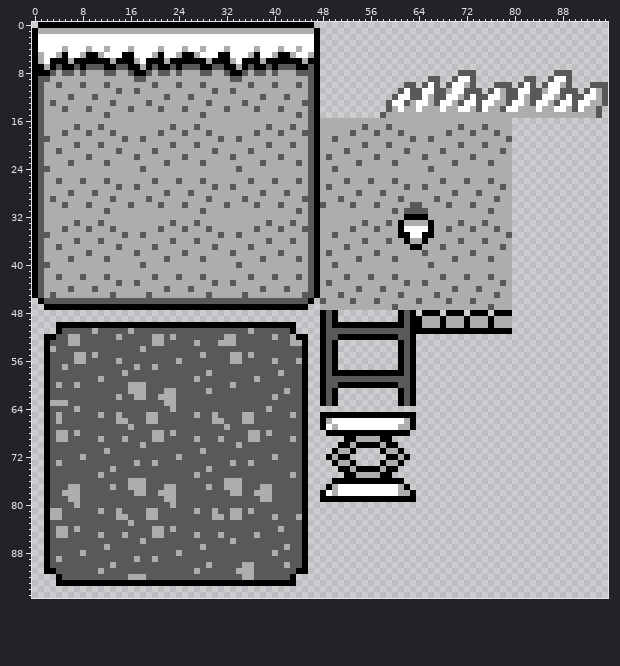
Two states of a sprite sheet, level1/tiles.png. The first picture shows the starting point.
The file is 96x96 pixels.
After:
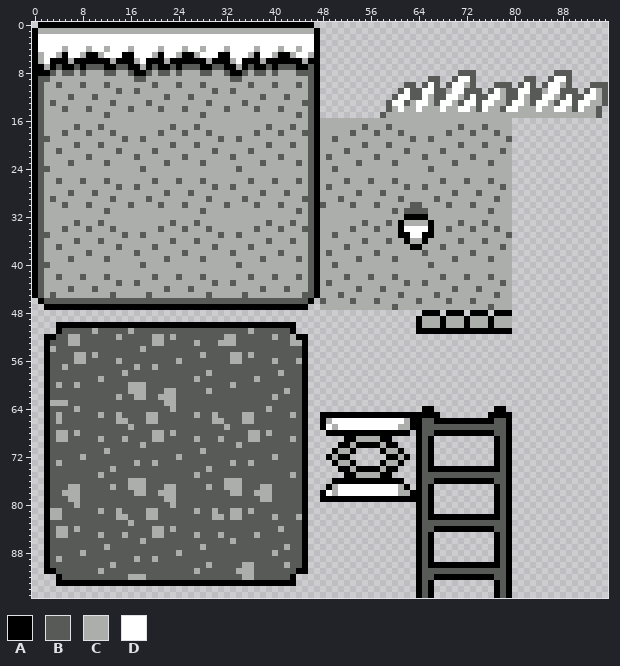
Palette (. is transparent): A #000000  B #585a58  C #acaeac  D #ffffff
Edits made:
Colour A now appears in row 64 at x 65 to 66 and 77 to 78; in row 65 at x 64 to 67 and 76 to 79; in row 66 at x 64, 67 to 76 and 79; in row 67 at x 64 and 79; in row 68 at x 64, 67 to 76 and 79; in rows 69 to 73 at x 64, 66, 77 and 79.
Colour A now appears in row 74 at x 64, 66 to 77 and 79; in row 75 at x 64 and 79; in row 76 at x 64, 67 to 76 and 79; in rows 77 to 81 at x 64, 66, 77 and 79; in row 82 at x 64, 66 to 77 and 79; in row 83 at x 64 and 79.
Colour A now appears in row 84 at x 64, 67 to 76 and 79; in rows 85 to 89 at x 64, 66, 77 and 79; in row 90 at x 64, 66 to 77 and 79; in row 91 at x 64 and 79; in row 92 at x 64, 67 to 76 and 79; in rows 93 to 95 at x 64, 66, 77 and 79.
Colour B now appears in row 66 at x 65 to 66 and 77 to 78; in row 67 at x 65 to 78; in row 68 at x 65 to 66 and 77 to 78; in rows 69 to 74 at x 65 and 78; in row 75 at x 65 to 78; in row 76 at x 65 to 66 and 77 to 78.
Colour B now appears in rows 77 to 82 at x 65 and 78; in row 83 at x 65 to 78; in row 84 at x 65 to 66 and 77 to 78; in rows 85 to 90 at x 65 and 78; in row 91 at x 65 to 78; in row 92 at x 65 to 66 and 77 to 78.
Colour B now appears in rows 93 to 95 at x 65 and 78.
The author cleared colour A in rows 48 to 49 at x 48, 50, 61 and 63; in row 50 at x 48, 50 to 61 and 63; in row 51 at x 48 and 63; in row 52 at x 48, 51 to 60 and 63; in rows 53 to 57 at x 48, 50, 61 and 63; in row 58 at x 48, 50 to 61 and 63.
The author cleared colour A in row 59 at x 48 and 63; in row 60 at x 48, 51 to 60 and 63; in rows 61 to 63 at x 48, 50, 61 and 63.
The author cleared colour B in rows 48 to 50 at x 49 and 62; in row 51 at x 49 to 62; in row 52 at x 49 to 50 and 61 to 62; in rows 53 to 58 at x 49 and 62; in row 59 at x 49 to 62; in row 60 at x 49 to 50 and 61 to 62.
The author cleared colour B in rows 61 to 63 at x 49 and 62.
Boxes around the changes in both pictures, in picture pixels (x1, y1, x2, y2):
changed: (320, 310, 512, 598)
